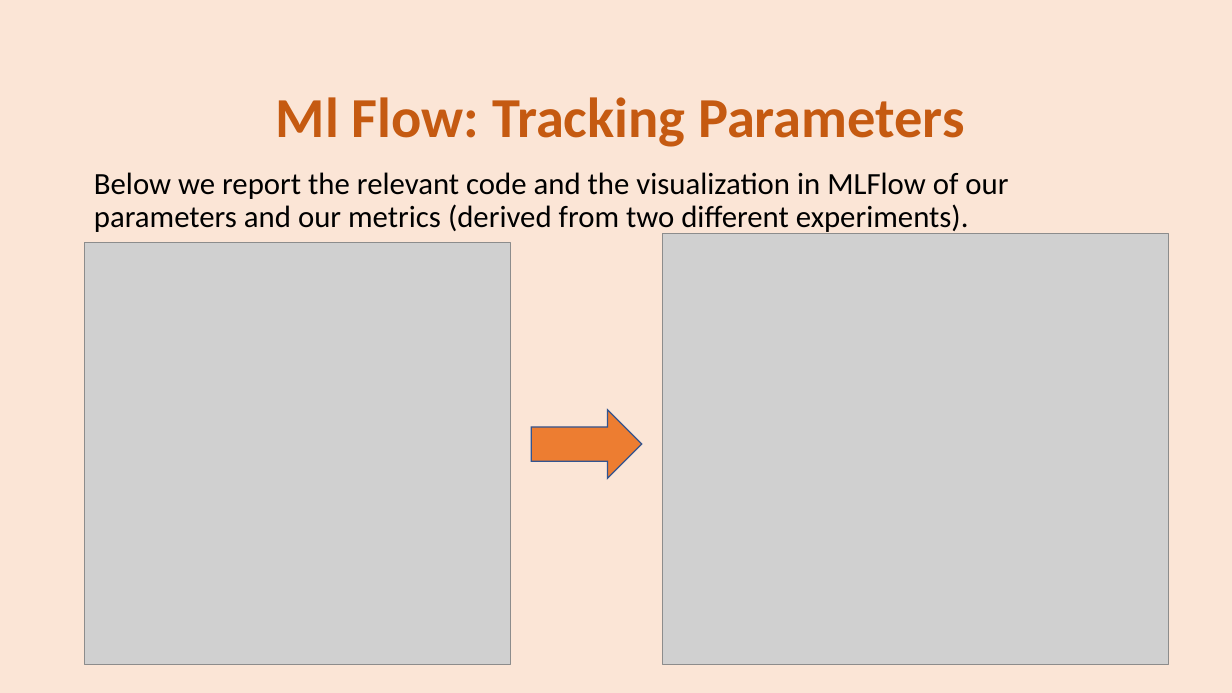
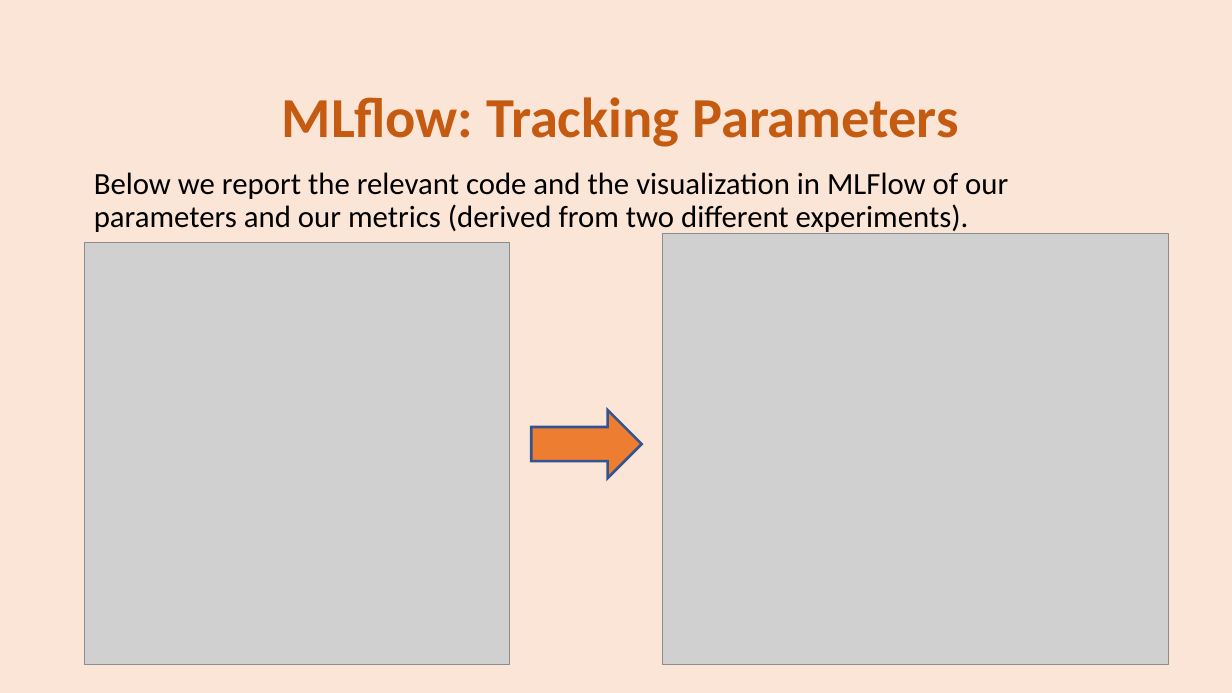
Before and after one commit to se4ai2223-uniba/architectural-style-recognition, a slide deck: slide 14 of docs/ArchiNet Team-Milestone 2.pptx. Drawn at 1232x693 pixels with LibreOffice and Linux fonts; fonts in the diff are those of the drawing; grey boxes stand for pictures. Boxes give left, top, right and bottom in pixels: in the first picture for what was removed or moved away, otherwise in the second. Text is boxed around its words. In the diff, an @@ line names an element or a change of style, - is before the commit and + after.

```diff
--- a/docs/ArchiNet Team-Milestone 2.pptx
+++ b/docs/ArchiNet Team-Milestone 2.pptx
@@ title at [282, 97, 959, 147]: text changed @@
-Ml Flow: Tracking Parameters
+MLflow: Tracking Parameters
@@ right arrow at [531, 410, 642, 479]: outline #325491 1 pt to #325490 2 pt; proportions changed @@
```
Also in this commit, not shown: 5 other slides changed, 3 slides added, 1 slide removed.
